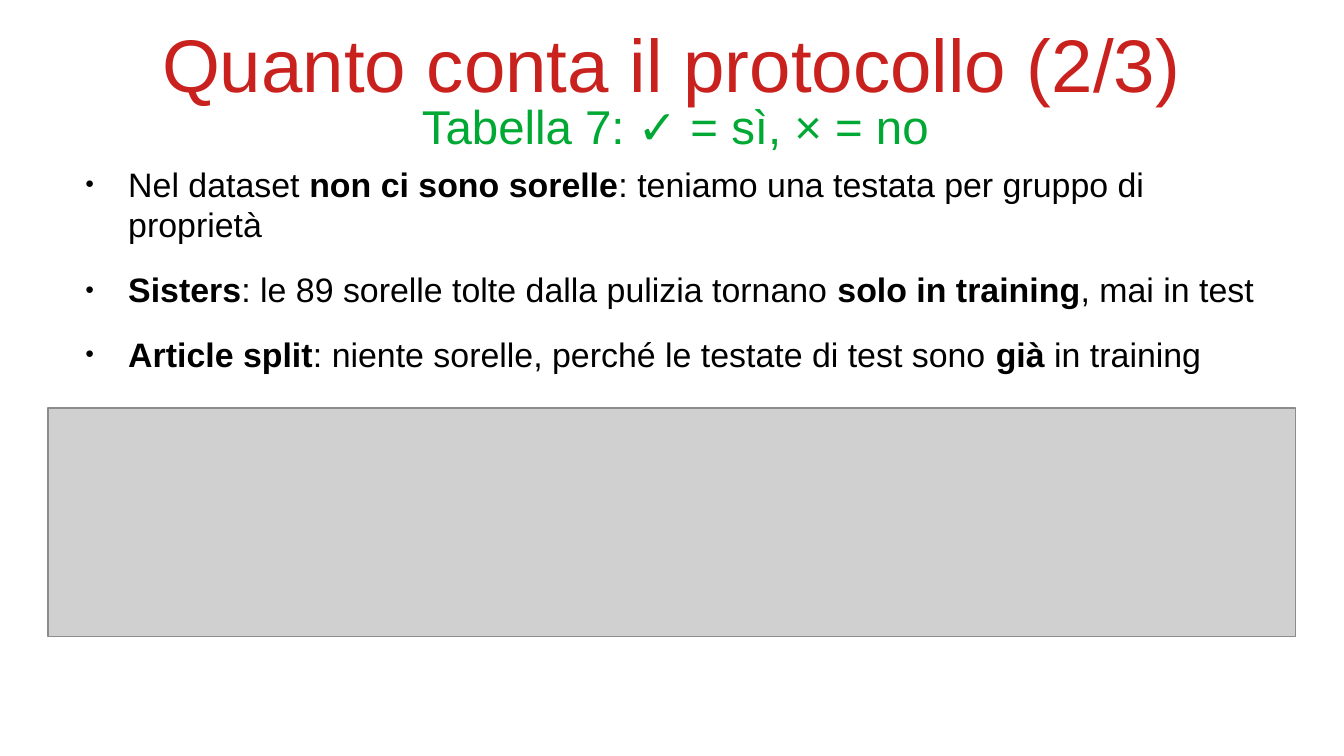
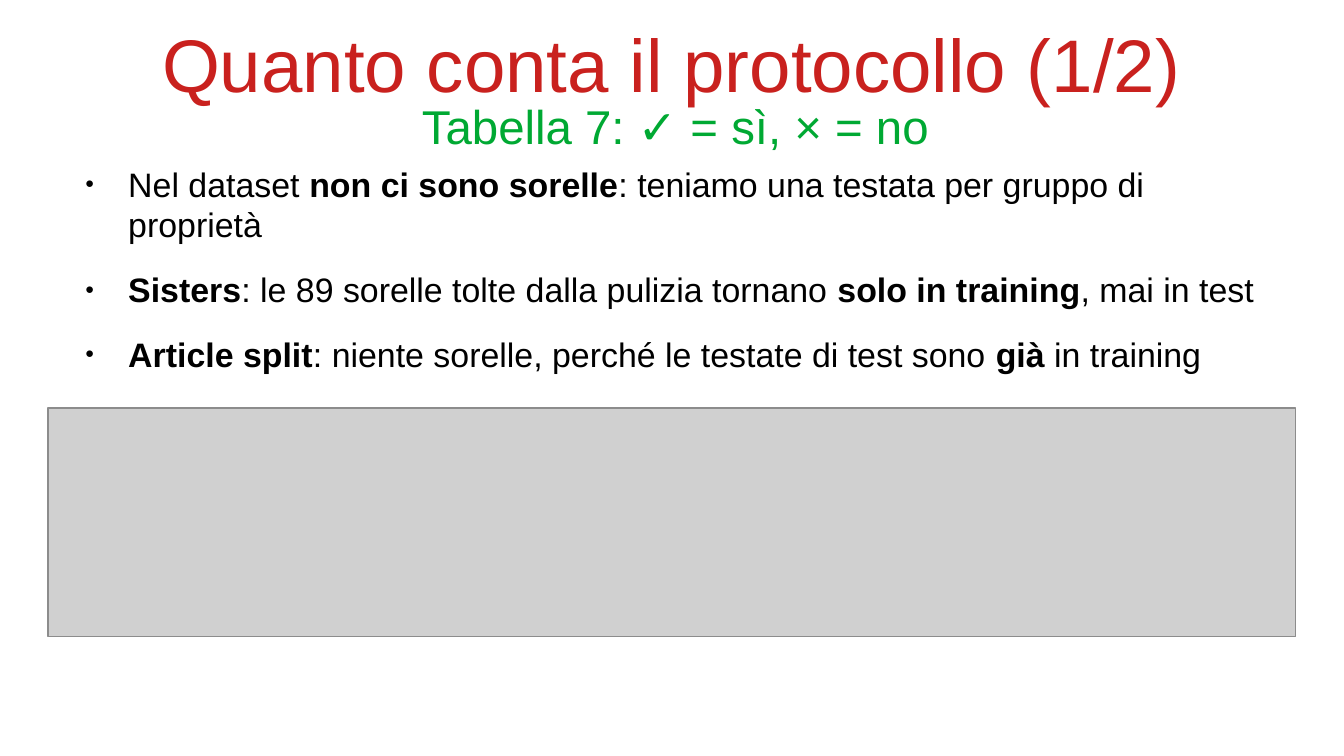
Before and after one commit to bianchi-john/PublisherClassification, a slide deck: slide 15 of Presentazioni/Paper rivista/PaperRivista.odp (slide 16 before the commit). Drawn at 1344x756 pixels with LibreOffice and Linux fonts; fonts in the diff are those of the drawing; grey boxes stand for pictures. Boxes give left, top, right and bottom in pixels: in the first picture for what was removed or moved away, otherwise in the second. Text is boxed around its words. In the diff, an @@ line names an element or a change of style, - is before the commit and + after.

```diff
--- a/Presentazioni/Paper rivista/PaperRivista.odp
+++ b/Presentazioni/Paper rivista/PaperRivista.odp
@@ title at bbox=[162, 38, 1180, 106]: text changed @@
-Quanto conta il protocollo (2/3)
+Quanto conta il protocollo (1/2)
```
Also in this commit, not shown: 13 other slides changed, 4 slides added, 6 slides removed, 29 other files.
